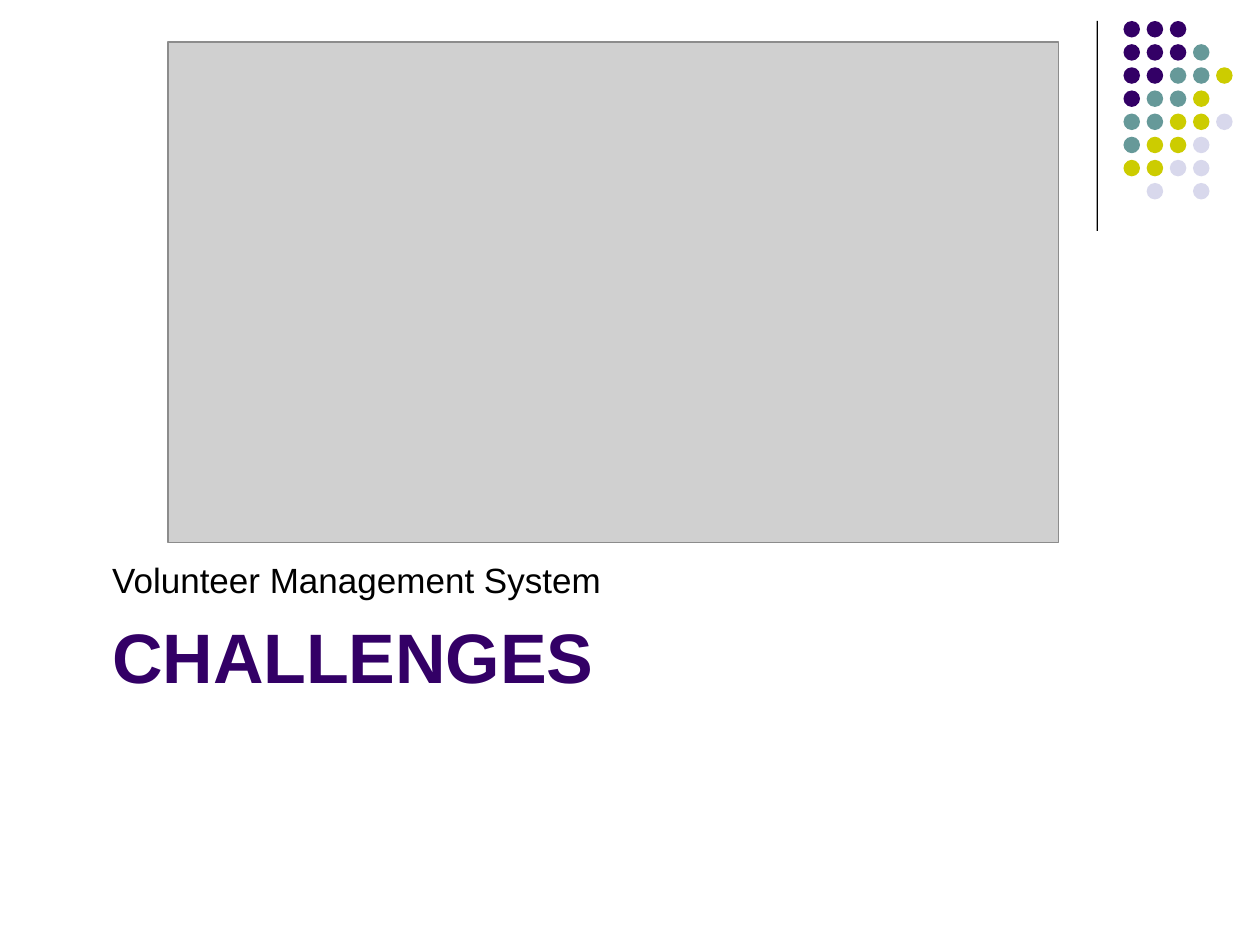
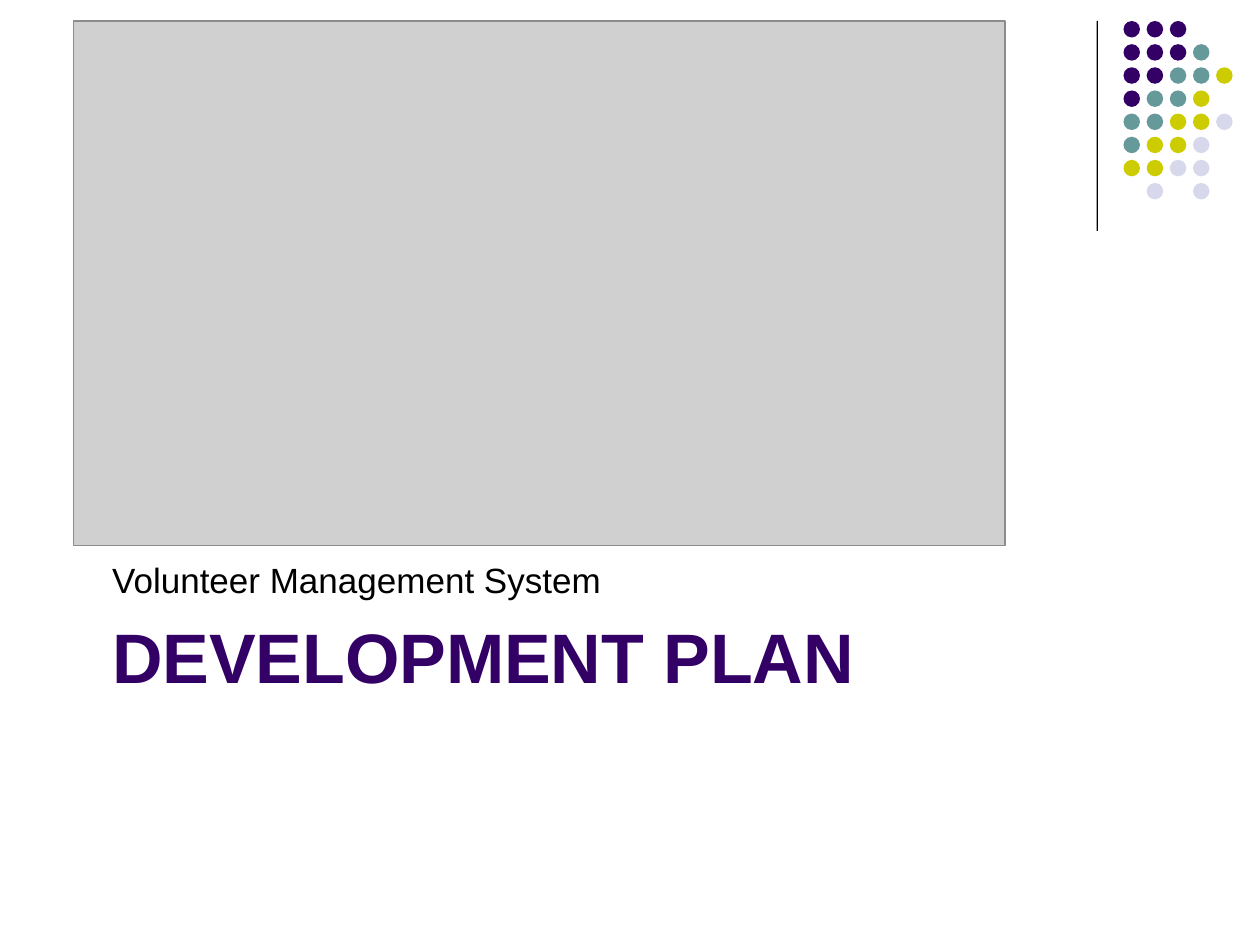
Before and after one commit to imireasa/mtech-se18-t08s, a slide deck: slide 32 of docs/W-9 Working Document/W-9.3 Presentation Slides/Phase 2/vms_presentation_2_v0.1.pptx (slide 24 before the commit). Drawn at 1260x945 pixels with LibreOffice and Linux fonts; fonts in the diff are those of the drawing; grey boxes stand for pictures. Boxes give left, top, right and bottom in pixels: in the first picture for what was removed or moved away, otherwise in the second. Text is boxed around its words. In the diff, an @@ line names an element or a change of style, - is before the commit and + after.

```diff
--- a/docs/W-9 Working Document/W-9.3 Presentation Slides/Phase 2/vms_presentation_2_v0.1.pptx
+++ b/docs/W-9 Working Document/W-9.3 Presentation Slides/Phase 2/vms_presentation_2_v0.1.pptx
@@ picture: place and size @@
-picture at bbox=[168, 42, 1057, 542]
+picture at bbox=[73, 21, 1004, 546]
@@ title at bbox=[112, 634, 854, 684]: text changed @@
-CHALLENGES
+DEVELOPMENT PLAN
```
Also in this commit, not shown: 11 other slides changed, 15 slides added, 3 slides removed.
